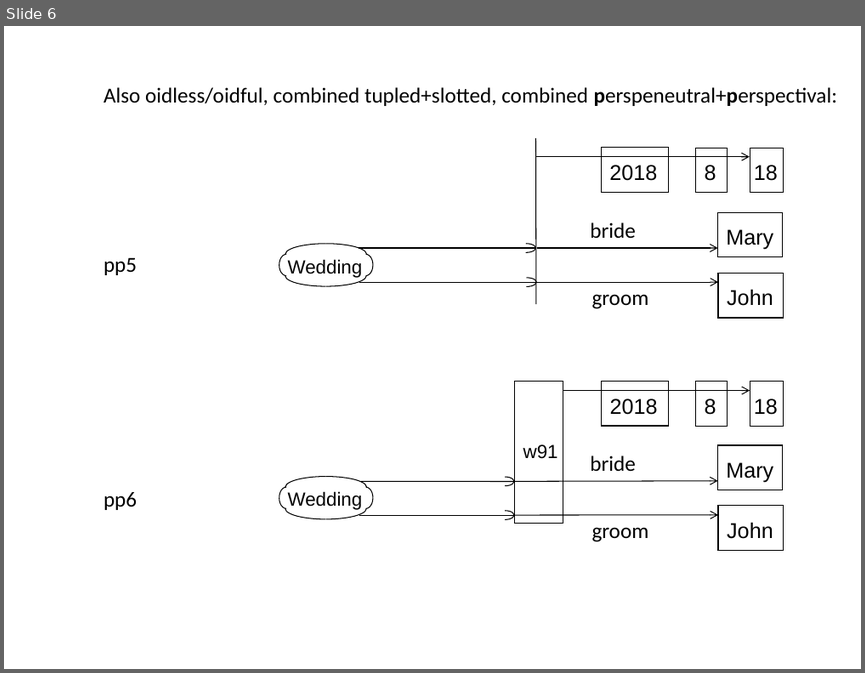
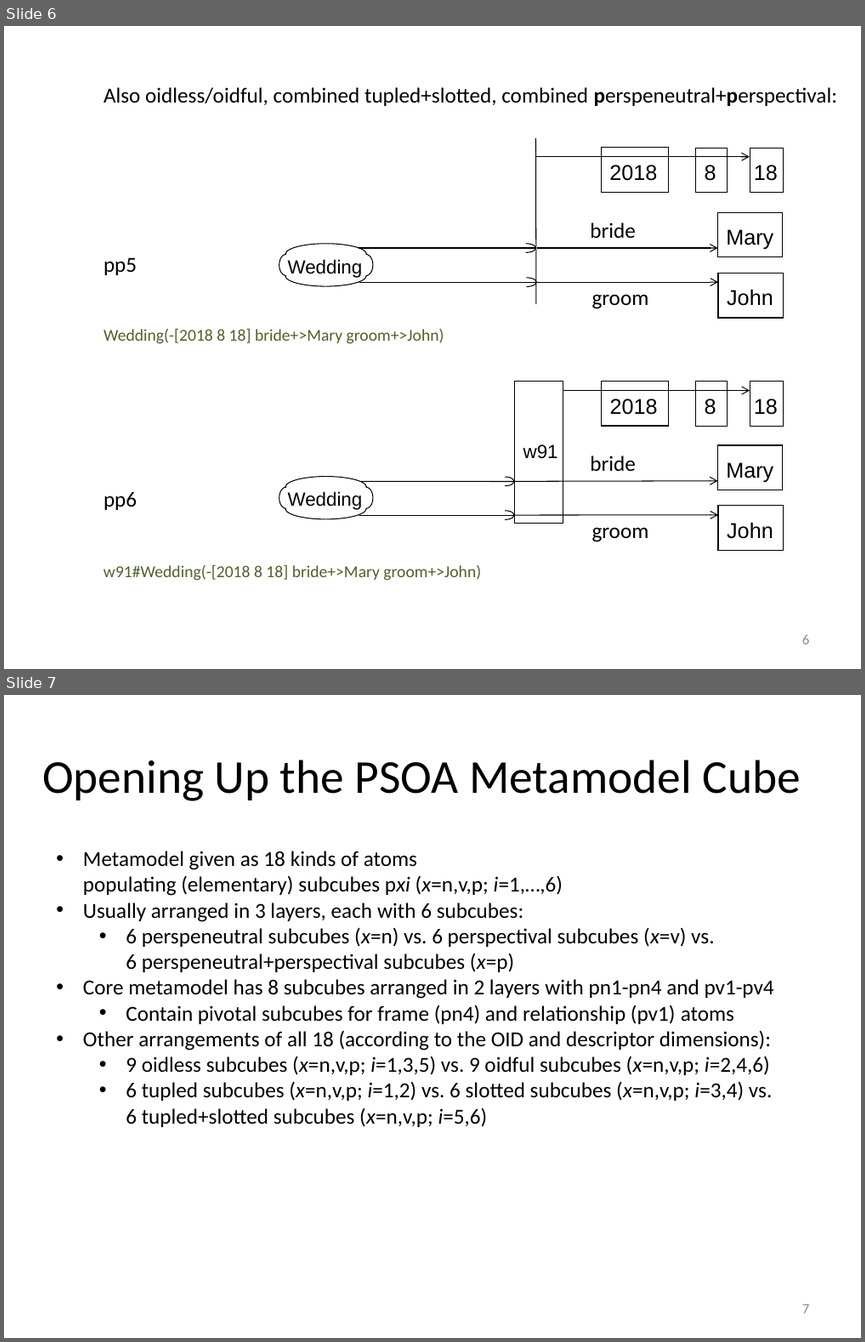
Before and after one commit to RuleML/ruleml-website, a slide deck: talks/PSOAMetamodelGrailogWedding.pptx. Shown one above the other, each under a label of ours: slide 6 before the commit, slides 6 and 7 after it. The pictures are 865x673 and 865x1342 pixels, drawn with LibreOffice and Linux fonts; fonts in the diff are those of the drawing. Boxes give left, top, right and bottom in pixels: in the first picture for what was removed or moved away, otherwise in the second. Text is boxed around its words. In the diff, an @@ line names an element or a change of style, - is before the commit and + after.

```diff
--- a/talks/PSOAMetamodelGrailogWedding.pptx
+++ b/talks/PSOAMetamodelGrailogWedding.pptx
@@ slide 7 added at (4,695,861,1338), background #FFFFFF @@
@@ title added at (42,760,800,801), 39.6 pt, text #000000 @@
+Opening Up the PSOA Metamodel Cube
@@ text added at (83,851,774,1127), 18 pt, text #000000 @@
+• Metamodel given as 18 kinds of atoms
+  populating (elementary) subcubes pxi (x=n,v,p; i=1,…,6)
+• Usually arranged in 3 layers, each with 6 subcubes:
+  • 6 perspeneutral subcubes (x=n) vs. 6 perspectival subcubes (x=v) vs.
+    6 perspeneutral+perspectival subcubes (x=p)
+• Core metamodel has 8 subcubes arranged in 2 layers with pn1-pn4 and pv1-pv4
+  • Contain pivotal subcubes for frame (pn4) and relationship (pv1) atoms
+• Other arrangements of all 18 (according to the OID and descriptor dimensions):
+  • 9 oidless subcubes (x=n,v,p; i=1,3,5) vs. 9 oidful subcubes (x=n,v,p; i=2,4,6)
+  • 6 tupled subcubes (x=n,v,p; i=1,2) vs. 6 slotted subcubes (x=n,v,p; i=3,4) vs.
+    6 tupled+slotted subcubes (x=n,v,p; i=5,6)
@@ page number added at (802,1304,809,1313), 12 pt, text #8C8C8C @@
+7
@@ slide 6 changed as well @@
@@ text added at (103,329,444,344), 14 pt, text #4F6228 @@
+Wedding(-[2018 8 18] bride+>Mary groom+>John)
@@ text added at (103,565,481,580), 14 pt, text #4F6228 @@
+w91#Wedding(-[2018 8 18] bride+>Mary groom+>John)
@@ page number added at (802,635,809,644), 12 pt, text #8C8C8C @@
+6
```
Also in this commit, not shown: 5 other slides changed, 1 other file.
